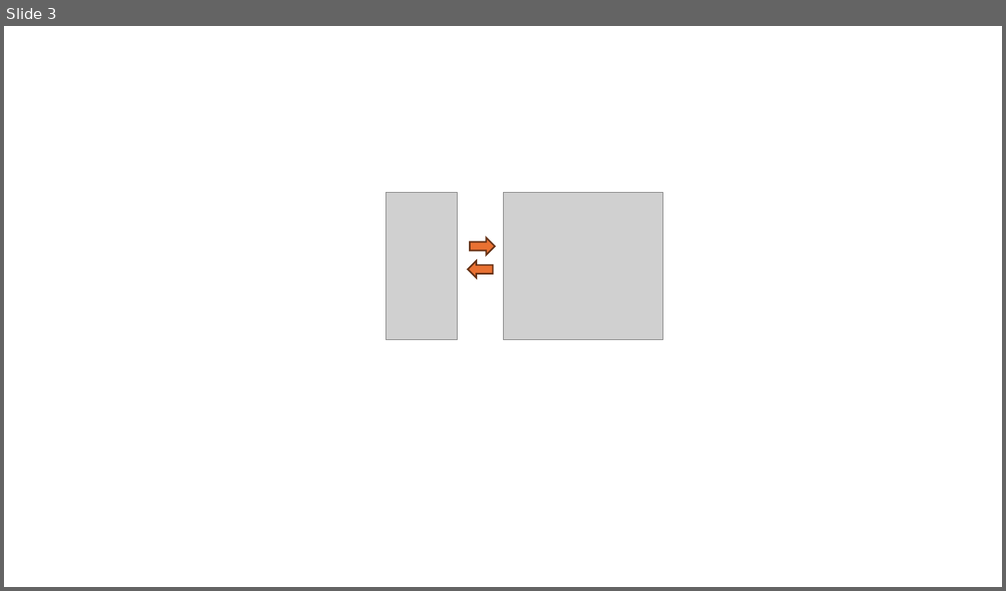
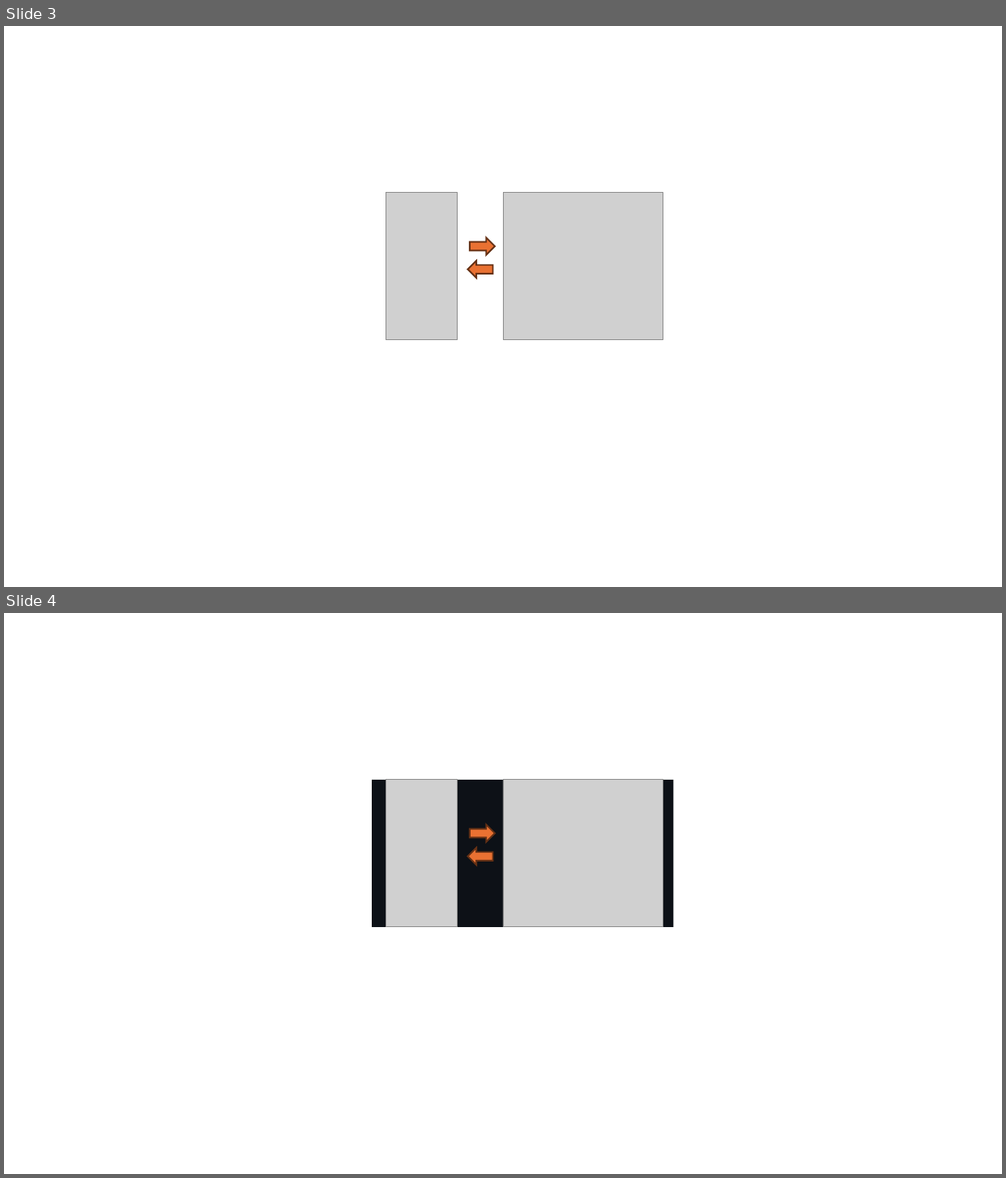
Before and after one commit to deckerth/FoobarRemoteController2, a slide deck: assets/launcher_icon.pptx. Shown one above the other, each under a label of ours: slide 3 before the commit, slides 3 and 4 after it. The pictures are 1006x591 and 1006x1178 pixels, drawn with LibreOffice and Linux fonts; fonts in the diff are those of the drawing; grey boxes stand for pictures. Boxes give left, top, right and bottom in pixels: in the first picture for what was removed or moved away, otherwise in the second. Text is boxed around its words. In the diff, an @@ line names an element or a change of style, - is before the commit and + after.

```diff
--- a/assets/launcher_icon.pptx
+++ b/assets/launcher_icon.pptx
@@ slide 4 added at <box>4,613,1002,1174</box>, background #FFFFFF @@
@@ rectangle added at <box>372,780,673,927</box>, fill #0D1117 @@
@@ picture added at <box>386,780,458,927</box> @@
@@ picture added at <box>503,780,663,927</box> @@
@@ right arrow added at <box>470,825,495,842</box>, fill #E97132, outline #663216 1.5 pt @@
@@ right arrow added at <box>468,848,493,865</box>, fill #E97132, outline #663216 1.5 pt @@
```
Also in this commit, not shown: 6 other files.
